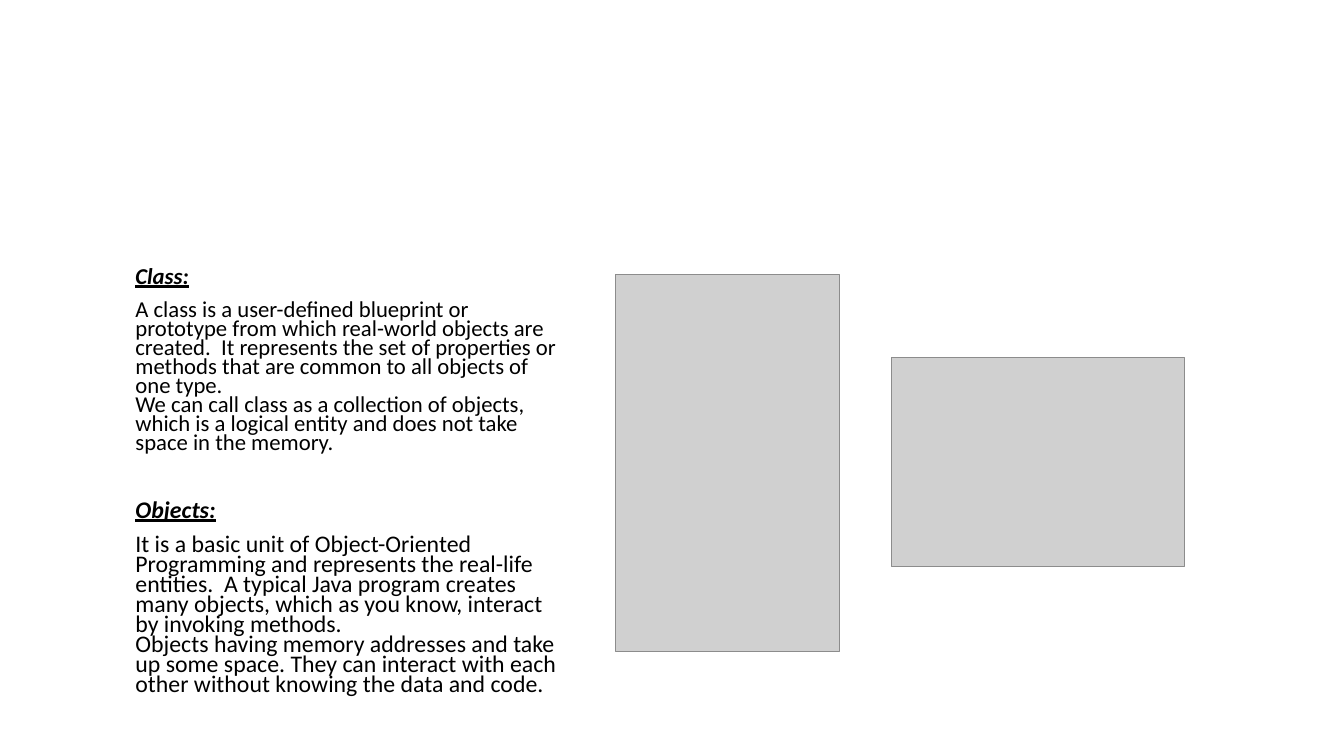
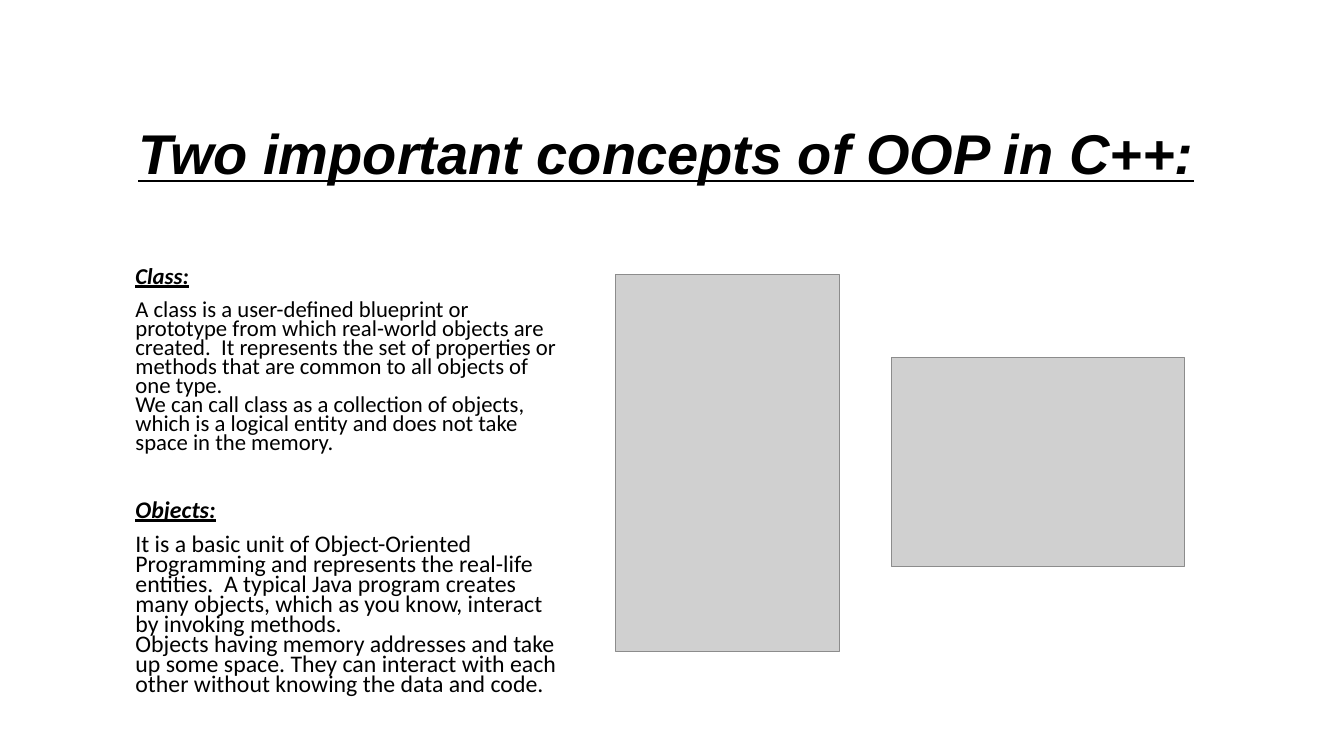
Before and after one commit to Sahil1055/OOP-in-C-, a slide deck: slide 4 of OOP.pptx. Drawn at 1344x756 pixels with LibreOffice and Linux fonts; fonts in the diff are those of the drawing; grey boxes stand for pictures. Boxes give left, top, right and bottom in pixels: in the first picture for what was removed or moved away, otherwise in the second. Text is boxed around its words. In the diff, an @@ line names an element or a change of style, - is before the commit and + after.

```diff
--- a/OOP.pptx
+++ b/OOP.pptx
@@ title added at (138,133,1193,184), 40 pt, text #000000, bold, italic, underline @@
+Two important concepts of OOP in C++:
```
